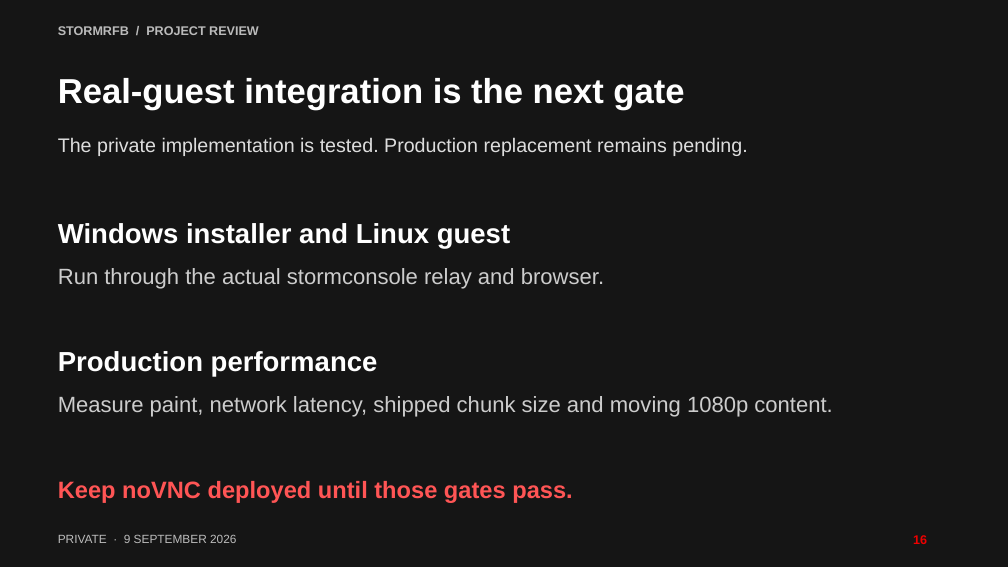
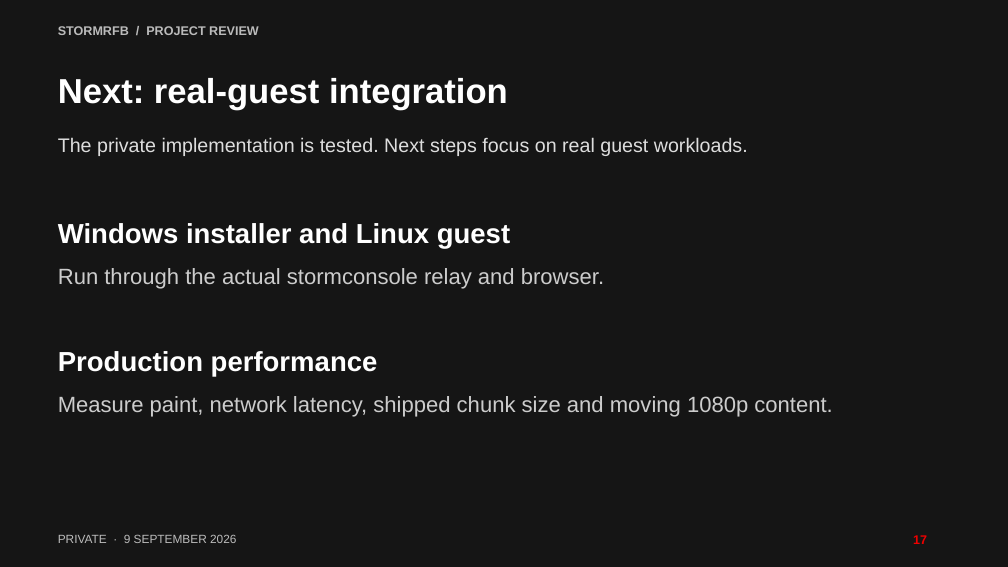
Before and after one commit to glennswest/stormrfb, a slide deck: slide 17 of docs/presentations/stormrfb-project-review.pptx (slide 16 before the commit). Drawn at 1008x567 pixels with LibreOffice and Linux fonts; fonts in the diff are those of the drawing. Boxes give left, top, right and bottom in pixels: in the first picture for what was removed or moved away, otherwise in the second. Text is boxed around its words. In the diff, an @@ line names an element or a change of style, - is before the commit and + after.

```diff
--- a/docs/presentations/stormrfb-project-review.pptx
+++ b/docs/presentations/stormrfb-project-review.pptx
@@ text at bbox=[58, 78, 508, 110]: text changed @@
-Real-guest integration is the next gate
+Next: real-guest integration
@@ text at bbox=[58, 137, 748, 156]: text changed @@
-The private implementation is tested. Production replacement remains pending.
+The private implementation is tested. Next steps focus on real guest workloads.
@@ text removed at bbox=[58, 481, 572, 503] @@
-Keep noVNC deployed until those gates pass.
@@ text at bbox=[913, 535, 927, 544]: text changed @@
-16
+17
```
Also in this commit, not shown: 14 other slides changed, 1 slide added, 5 other files.
